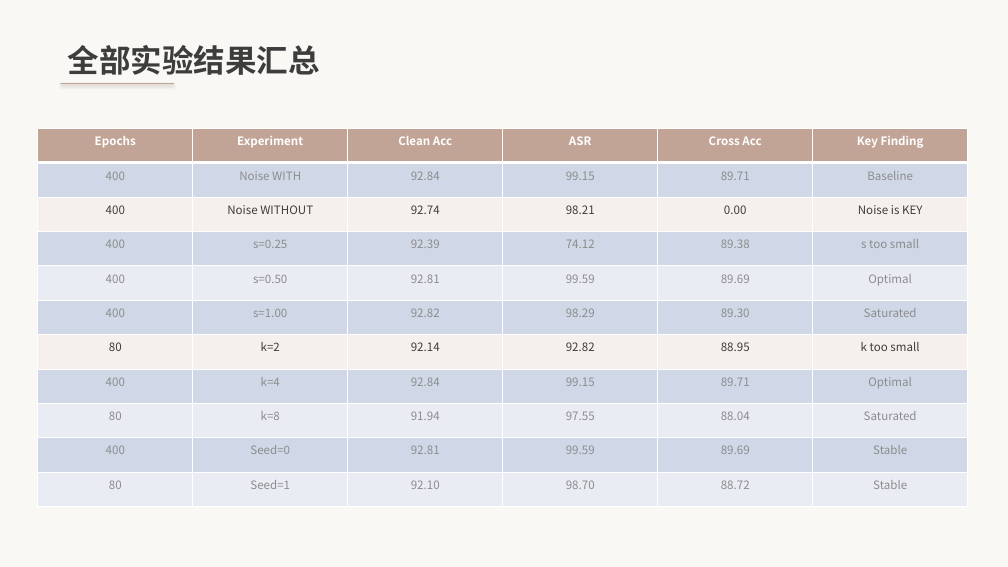
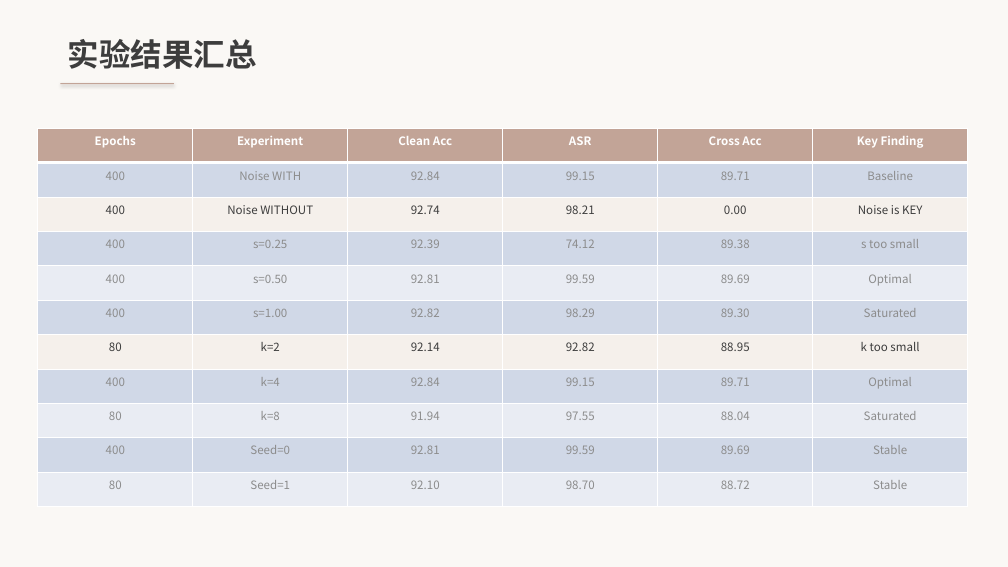
Before and after one commit to axgo-ja/NIS3353, a slide deck: slide 12 of WaNet答辩.pptx. Drawn at 1008x567 pixels with LibreOffice and Linux fonts; fonts in the diff are those of the drawing. Boxes give left, top, right and bottom in pixels: in the first picture for what was removed or moved away, otherwise in the second. Text is boxed around its words. In the diff, an @@ line names an element or a change of style, - is before the commit and + after.

```diff
--- a/WaNet答辩.pptx
+++ b/WaNet答辩.pptx
@@ text at (68, 39, 257, 69): text changed @@
-全部实验结果汇总
+实验结果汇总
```
Also in this commit, not shown: 14 other slides changed, 7 other files.
